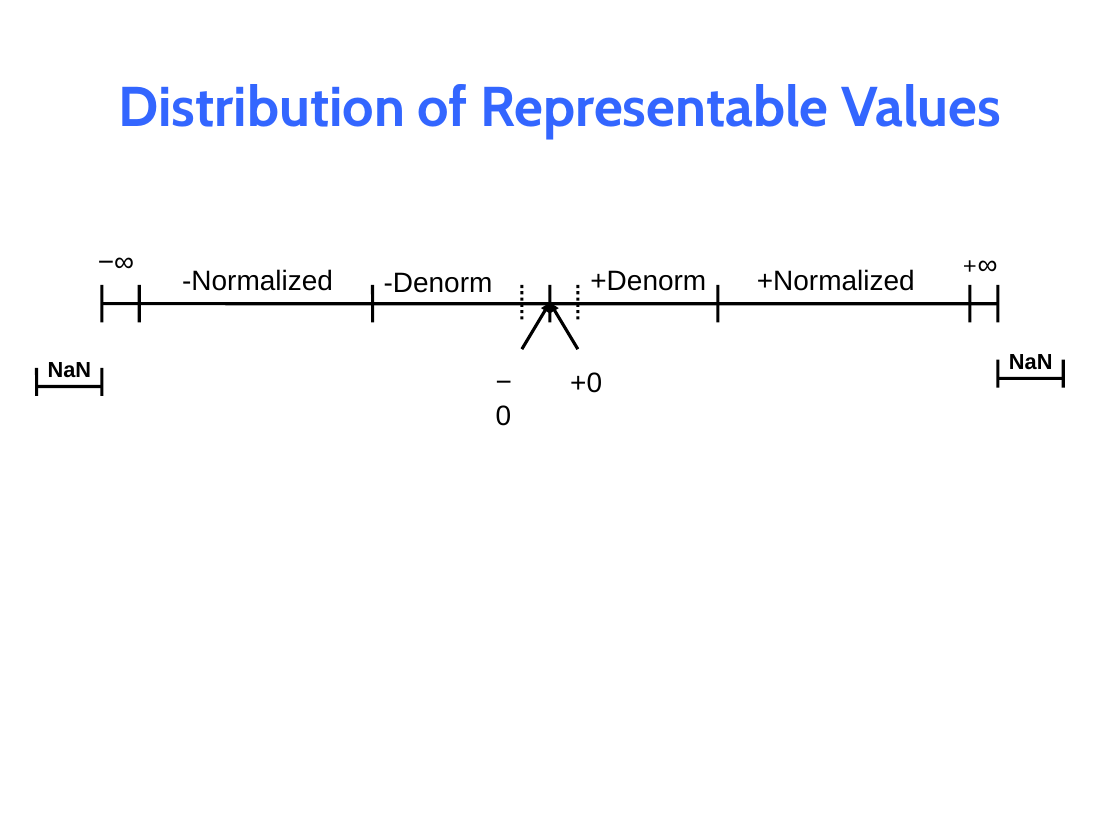
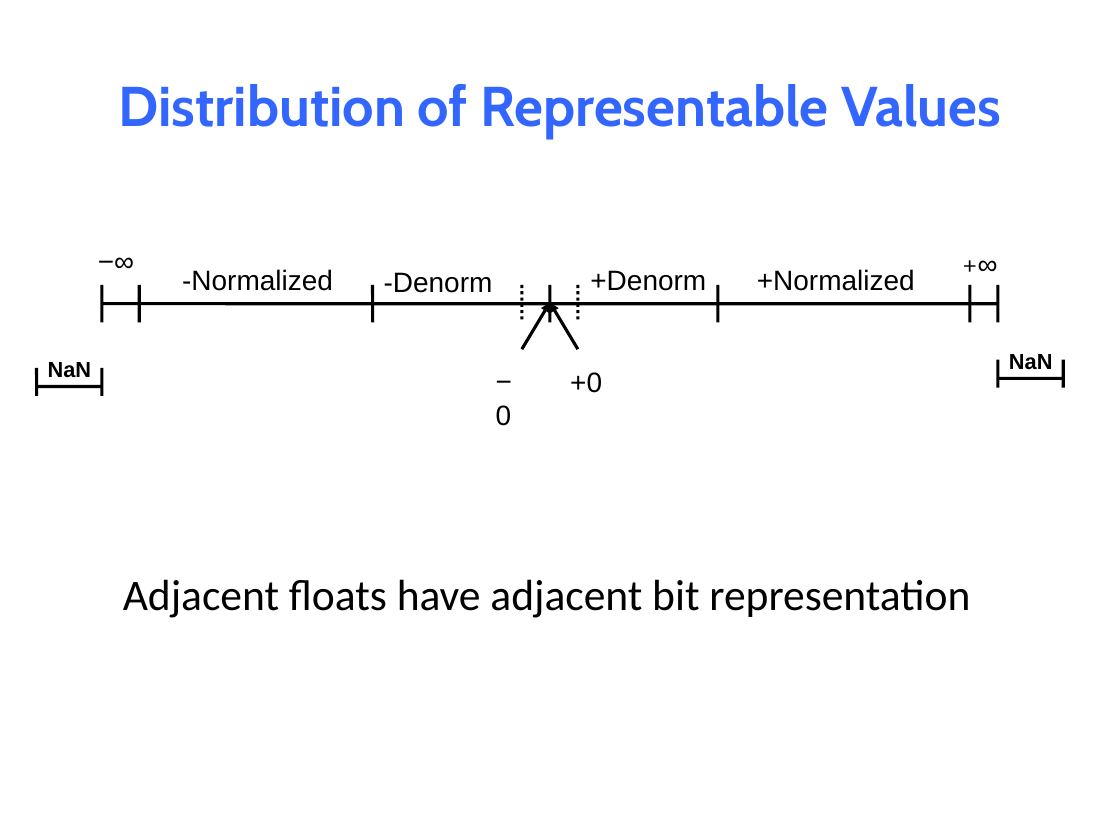
Before and after one commit to NYU-CSO/nyu-cso.github.io, a slide deck: slide 54 of notes/03-floats.pptx (slide 55 before the commit). Drawn at 1120x840 pixels with LibreOffice and Linux fonts; fonts in the diff are those of the drawing. Boxes give left, top, right and bottom in pixels: in the first picture for what was removed or moved away, otherwise in the second. Text is boxed around its words. In the diff, an @@ line names an element or a change of style, - is before the commit and + after.

```diff
--- a/notes/03-floats.pptx
+++ b/notes/03-floats.pptx
@@ text added at bbox=[123, 579, 970, 618], 28 pt, text #000000 @@
+Adjacent floats have adjacent bit representation
```
Also in this commit, not shown: 2 other slides changed, 12 slides added, 19 slides removed, 1 other file.
